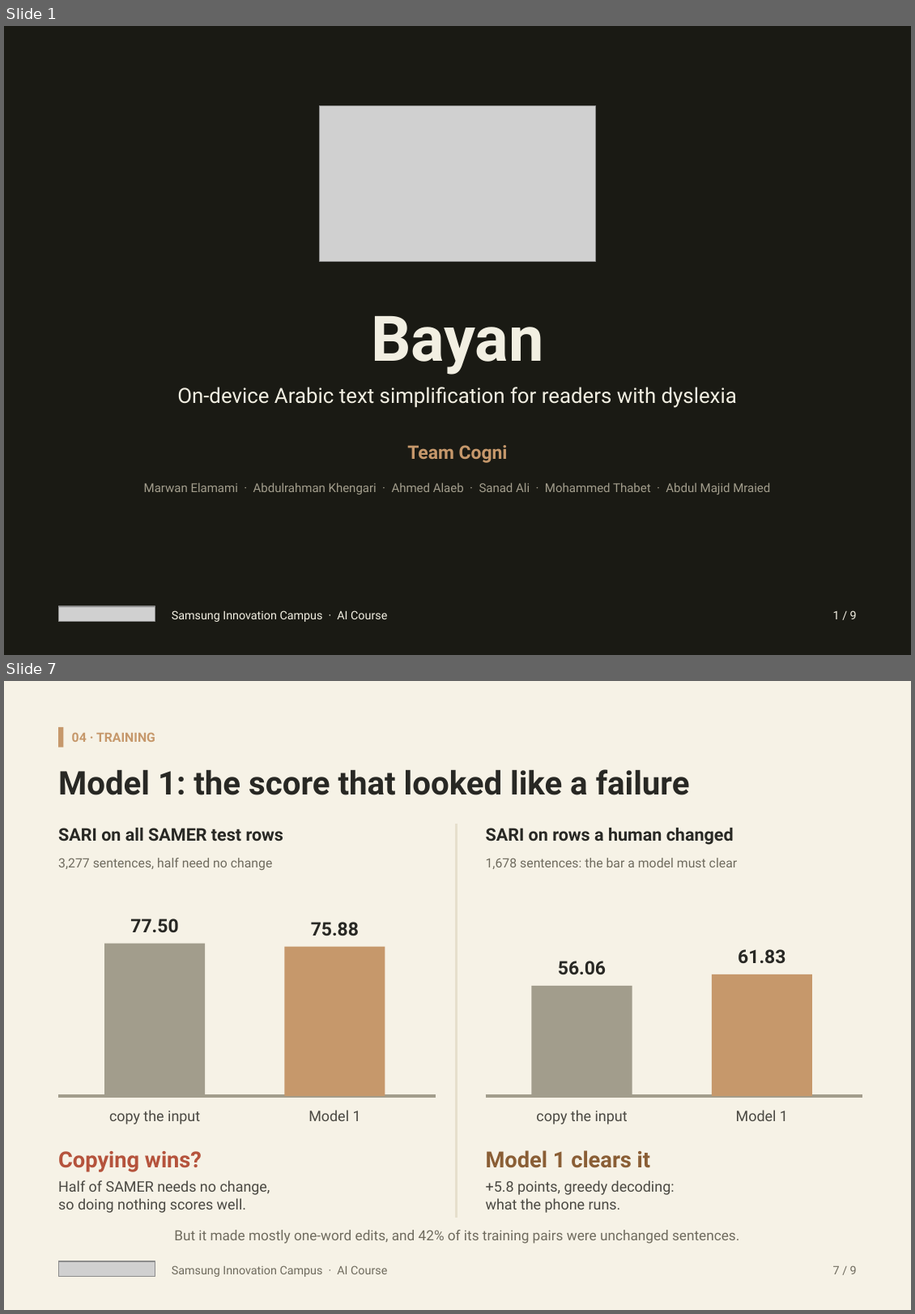
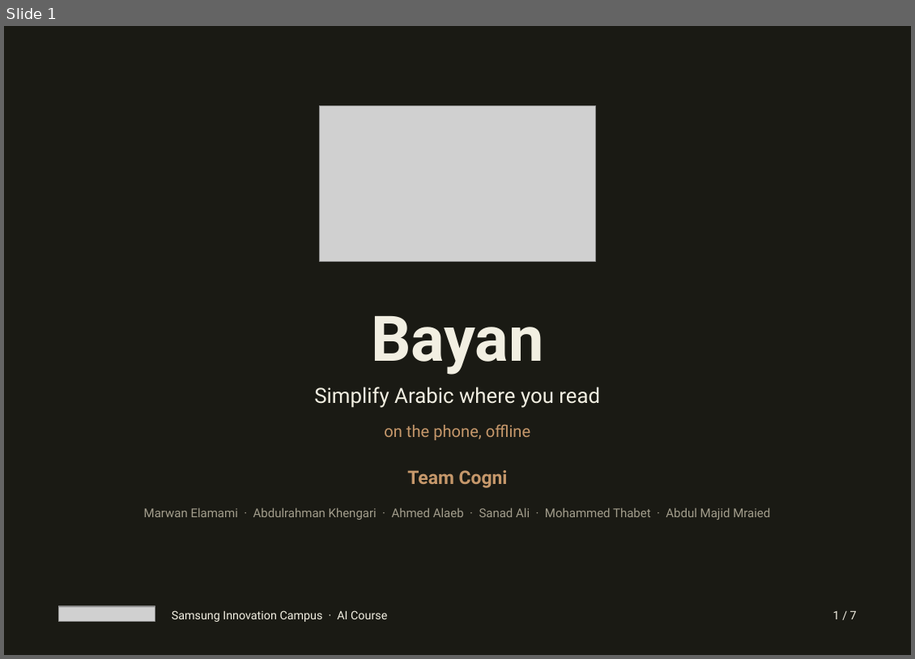
Before and after one commit to Cogni-Libya/Bayan, a slide deck: deliverables/04_presentation/Bayan_Submission.pptx. Shown one above the other, each under a label of ours: slides 1 and 7 before the commit, slide 1 after it; the slides between them are not shown. The pictures are 915x1314 and 915x659 pixels, drawn with LibreOffice and Linux fonts; fonts in the diff are those of the drawing; grey boxes stand for pictures. Boxes give left, top, right and bottom in pixels: in the first picture for what was removed or moved away, otherwise in the second. Text is boxed around its words. In the diff, an @@ line names an element or a change of style, - is before the commit and + after.

Commit message:
Submission deck rebuild + uv-scoped deck toolchain
Rebuild Bayan_Submission.pptx from facts.py-sourced numbers across seven
scenes aligned to the presenting beats, and make both decks regenerable
from scratch with a deliverable-local uv project (pyproject + lock).

```diff
--- a/deliverables/04_presentation/Bayan_Submission.pptx
+++ b/deliverables/04_presentation/Bayan_Submission.pptx
@@ slide 7 removed at box(4, 681, 911, 1310), background #FFFFFF @@
@@ rectangle removed at box(4, 681, 911, 1310) @@
@@ rectangle removed at box(58, 727, 63, 747) @@
@@ text removed at box(72, 732, 155, 742) @@
-04 · TRAINING
@@ text removed at box(58, 769, 690, 795) @@
-Model 1: the score that looked like a failure
@@ line removed from (456, 824) to (456, 1217) @@
@@ text removed at box(58, 828, 284, 841) @@
-SARI on all SAMER test rows
@@ text removed at box(486, 828, 734, 845) @@
-SARI on rows a human changed
@@ text removed at box(58, 858, 273, 870) @@
-3,277 sentences, half need no change
@@ text removed at box(486, 858, 737, 869) @@
-1,678 sentences: the bar a model must clear
@@ text removed at box(130, 918, 178, 932) @@
-77.50
@@ text removed at box(311, 922, 359, 936) @@
-75.88
@@ rectangle removed at box(104, 943, 205, 1096) @@
@@ rectangle removed at box(284, 947, 386, 1096) @@
@@ text removed at box(558, 960, 606, 975) @@
-56.06
@@ text removed at box(738, 949, 786, 964) @@
-61.83
@@ rectangle removed at box(532, 985, 633, 1096) @@
@@ rectangle removed at box(712, 974, 812, 1096) @@
@@ line removed from (58, 1096) to (436, 1096) @@
@@ text removed at box(109, 1109, 200, 1124) @@
-copy the input
@@ text removed at box(309, 1109, 361, 1121) @@
-Model 1
@@ line removed from (486, 1096) to (863, 1096) @@
@@ text removed at box(536, 1109, 628, 1124) @@
-copy the input
@@ text removed at box(736, 1109, 788, 1121) @@
-Model 1
@@ text removed at box(58, 1151, 202, 1172) @@
-Copying wins?
@@ text removed at box(486, 1150, 650, 1168) @@
-Model 1 clears it
@@ text removed at box(58, 1180, 270, 1212) @@
-Half of SAMER needs no change,
-so doing nothing scores well.
@@ text removed at box(486, 1180, 675, 1212) @@
-+5.8 points, greedy decoding:
-what the phone runs.
@@ text removed at box(174, 1229, 739, 1243) @@
-But it made mostly one-word edits, and 42% of its training pairs were unchanged sentences.
@@ picture removed at box(58, 1261, 155, 1276) @@
@@ text removed at box(172, 1265, 387, 1276) @@
-Samsung Innovation Campus · AI Course
@@ text removed at box(833, 1265, 857, 1274) @@
-7 / 9
@@ slide 1 changed as well @@
@@ text at box(314, 386, 600, 408): text changed @@
-On-device Arabic text simplification for readers with dyslexia
+Simplify Arabic where you read
@@ text added at box(384, 424, 530, 440), 14 pt, text #C6986B @@
+on the phone, offline
@@ text "Team Cogni": place and size @@
-text "Team Cogni" at box(407, 445, 508, 463)
+text "Team Cogni" at box(407, 470, 508, 488)
@@ text "Marwan Elamami · Abdulrahman Khengari ...": place and size @@
-text "Marwan Elamami · Abdulrahman Khengari ..." at box(144, 483, 770, 494)
+text "Marwan Elamami · Abdulrahman Khengari ..." at box(144, 508, 770, 519)
@@ text at box(833, 610, 857, 619): text changed @@
-1 / 9
+1 / 7
```
Also in this commit, not shown: 6 slides added, 7 other slides removed, 8 other files.
